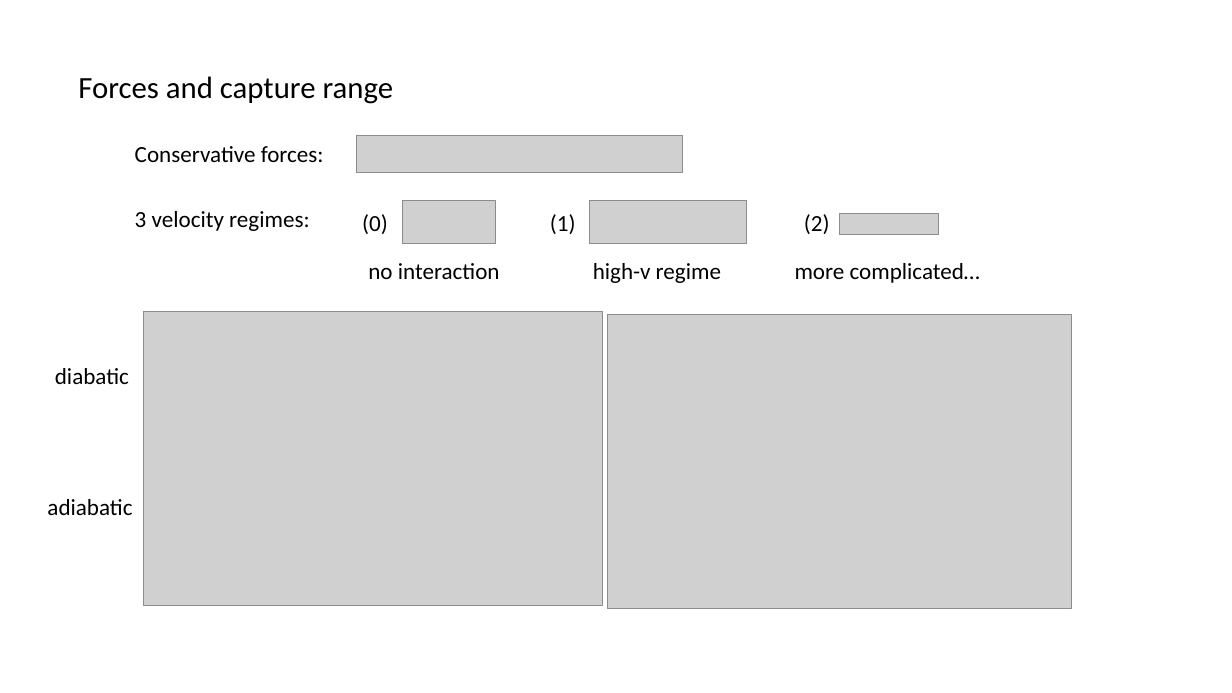
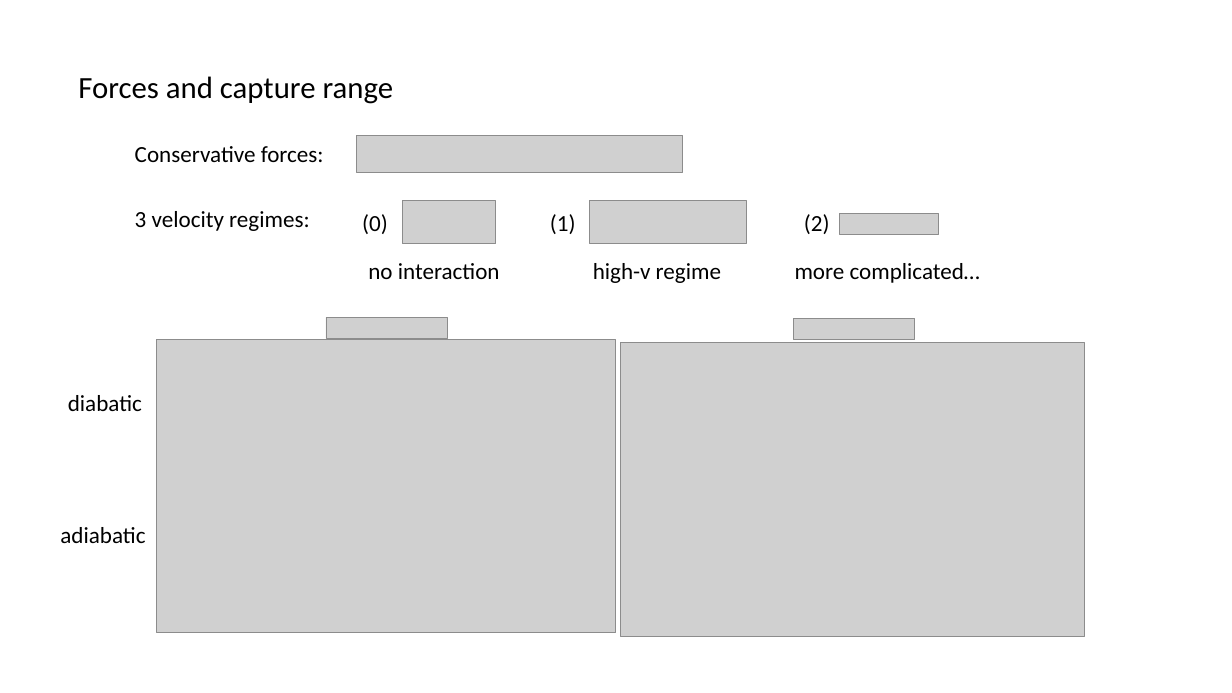
Before and after one commit to huanium/huanium, a slide deck: slide 6 of MIT PhD/ZGS/ZGS -Aug-26-2022/BUI-ZGS-Aug-26-2022.pptx. Drawn at 1232x693 pixels with LibreOffice and Linux fonts; fonts in the diff are those of the drawing; grey boxes stand for pictures. Boxes give left, top, right and bottom in pixels: in the first picture for what was removed or moved away, otherwise in the second. Text is boxed around its words. In the diff, an @@ line names an element or a change of style, - is before the commit and + after.

```diff
--- a/MIT PhD/ZGS/ZGS -Aug-26-2022/BUI-ZGS-Aug-26-2022.pptx
+++ b/MIT PhD/ZGS/ZGS -Aug-26-2022/BUI-ZGS-Aug-26-2022.pptx
@@ picture added at (326,318,447,339) @@
@@ picture added at (794,318,915,339) @@
@@ picture: place and size @@
-picture at (143,311,603,605)
+picture at (156,339,616,633)
@@ picture: place and size @@
-picture at (608,315,1072,609)
+picture at (621,342,1085,636)
@@ text "diabatic": place and size @@
-text "diabatic" at (55,368,129,384)
+text "diabatic" at (68,395,142,411)
@@ text "adiabatic": place and size @@
-text "adiabatic" at (47,499,132,515)
+text "adiabatic" at (60,527,145,543)
```
Also in this commit, not shown: 2 other slides changed, 1 slide added, 5 slides removed, 4 other files.
